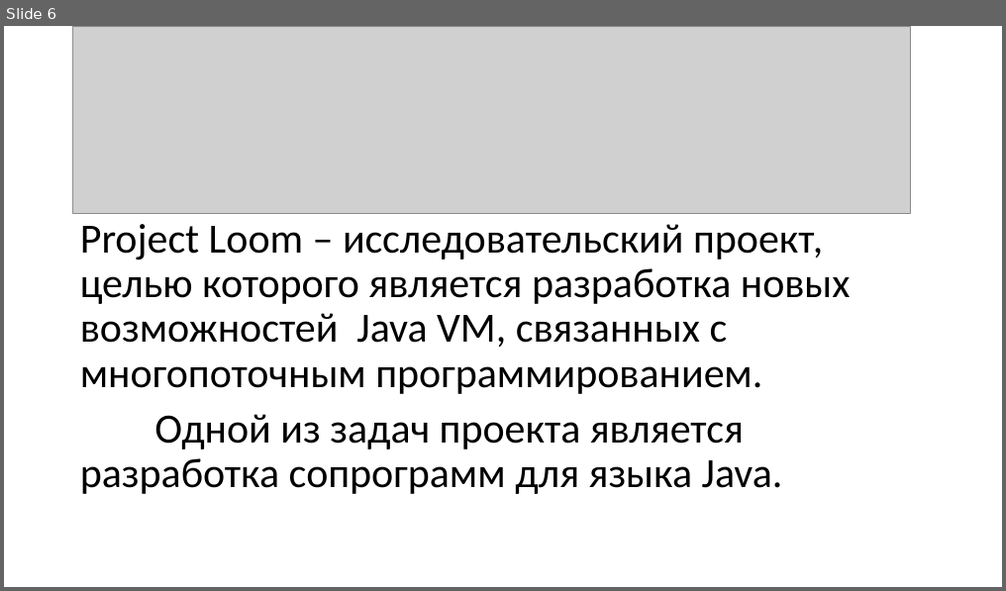
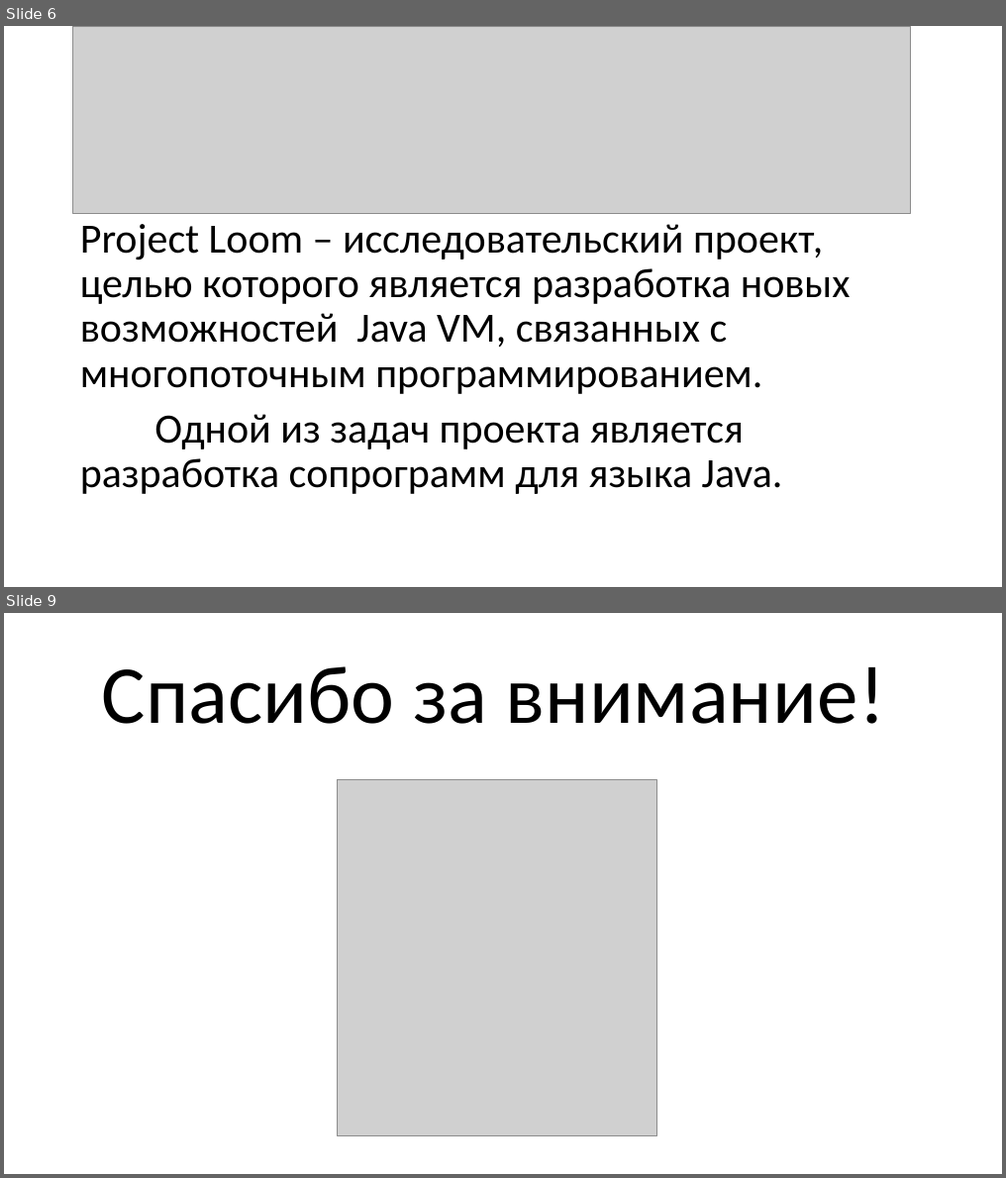
Before and after one commit to epanteleev/bachelor-s-degree, a slide deck: Эффективная реализация сопрограмм в управляемой среде.pptx. Shown one above the other, each under a label of ours: slide 6 before the commit, slides 6 and 9 after it; the slides between them are not shown. The pictures are 1006x591 and 1006x1178 pixels, drawn with LibreOffice and Linux fonts; fonts in the diff are those of the drawing; grey boxes stand for pictures. Boxes give left, top, right and bottom in pixels: in the first picture for what was removed or moved away, otherwise in the second. Text is boxed around its words. In the diff, an @@ line names an element or a change of style, - is before the commit and + after.

```diff
--- a/Эффективная реализация сопрограмм в управляемой среде.pptx
+++ b/Эффективная реализация сопрограмм в управляемой среде.pptx
@@ slide 9 added at box(4, 613, 1002, 1174), background #FFFFFF @@
@@ title added at box(102, 666, 885, 724), 79.2 pt, text #000000 @@
+Спасибо за внимание!
@@ picture added at box(337, 780, 656, 1137) @@
```
Also in this commit, not shown: 3 slides changed, 2 other slides added.
